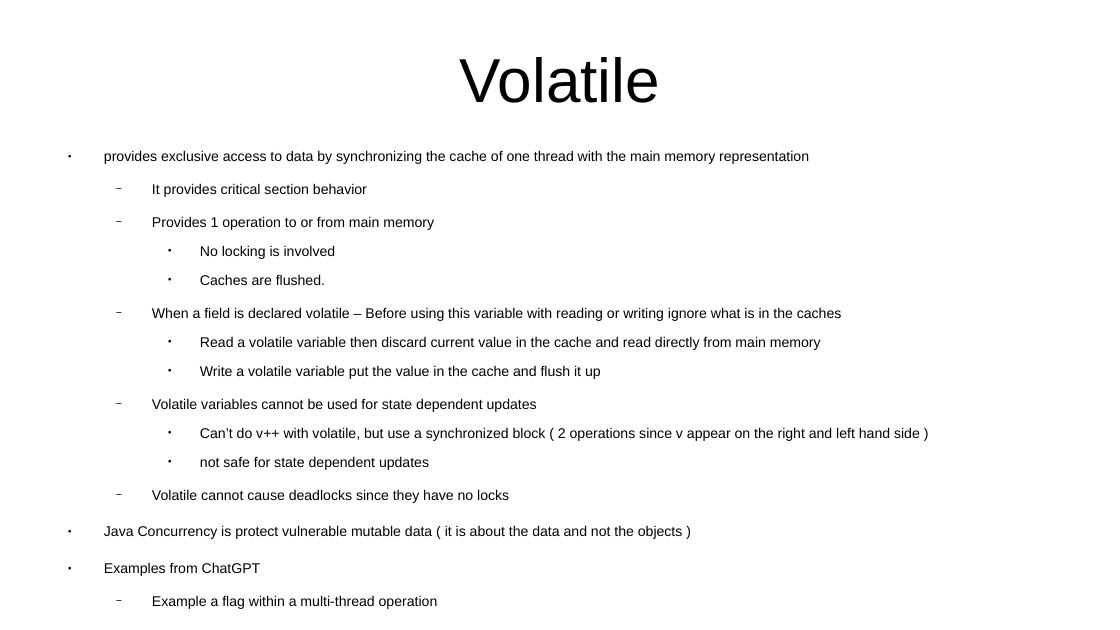
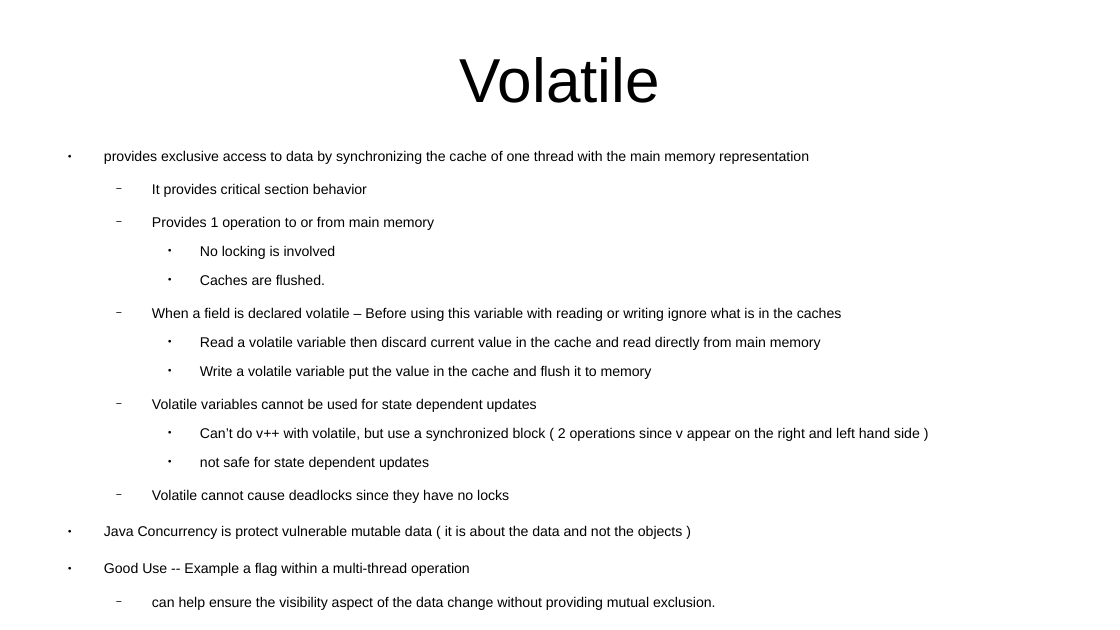
Before and after one commit to CharlesStockman/notesFromCourses, a slide deck: slide 10 of java/core/Concurrency in Two Weeks.odp. Drawn at 1120x630 pixels with LibreOffice and Linux fonts; fonts in the diff are those of the drawing. Boxes give left, top, right and bottom in pixels: in the first picture for what was removed or moved away, otherwise in the second. Text is boxed around its words. In the diff, an @@ line names an element or a change of style, - is before the commit and + after.

```diff
--- a/java/core/Concurrency in Two Weeks.odp
+++ b/java/core/Concurrency in Two Weeks.odp
@@ text at [200,365,652,379]: text changed @@
-    ● Write a volatile variable put the value in the cache and flush it up
+    ● Write a volatile variable put the value in the cache and flush it to memory
@@ text at [104,562,716,610]: text changed @@
-● Examples from ChatGPT
-  − Example a flag within a multi-thread operation
+● Good Use -- Example a flag within a multi-thread operation
+  − can help ensure the visibility aspect of the data change without providing mutual exclusion.
```
Also in this commit, not shown: 3 other slides changed, 18 other files.
